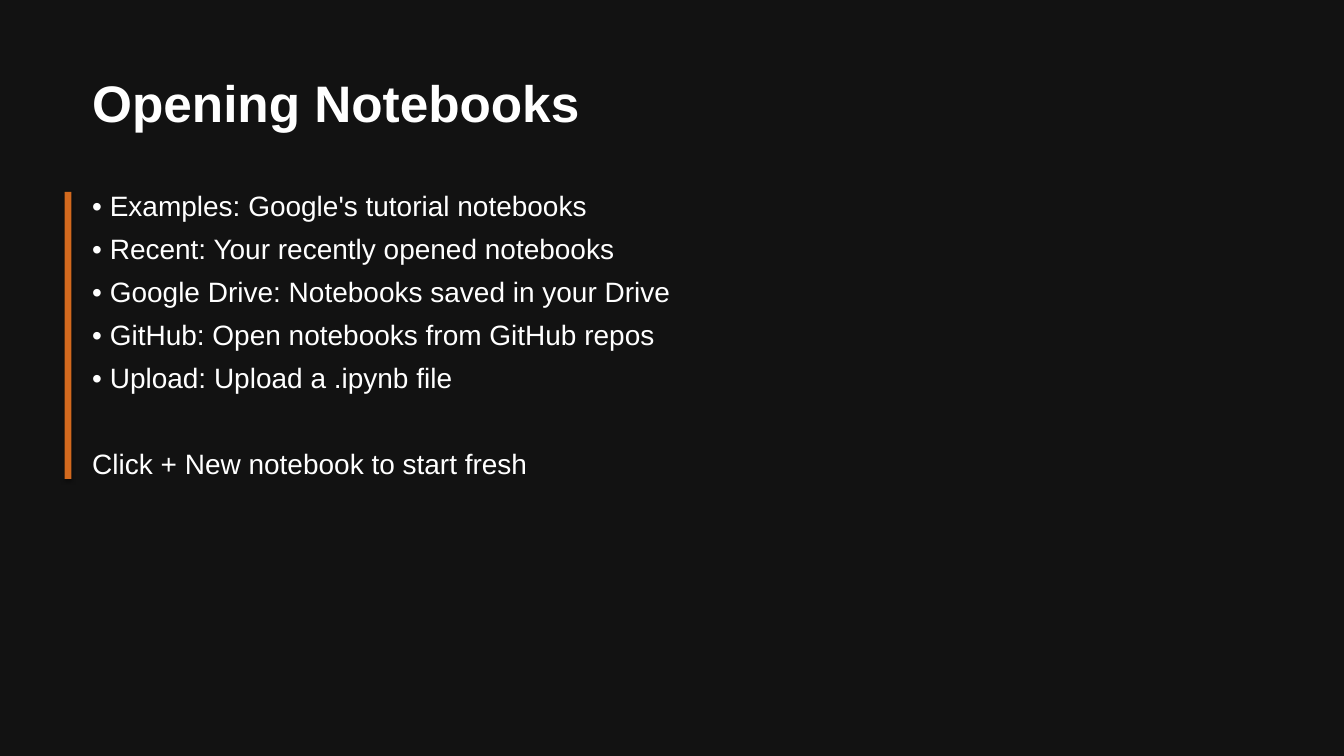
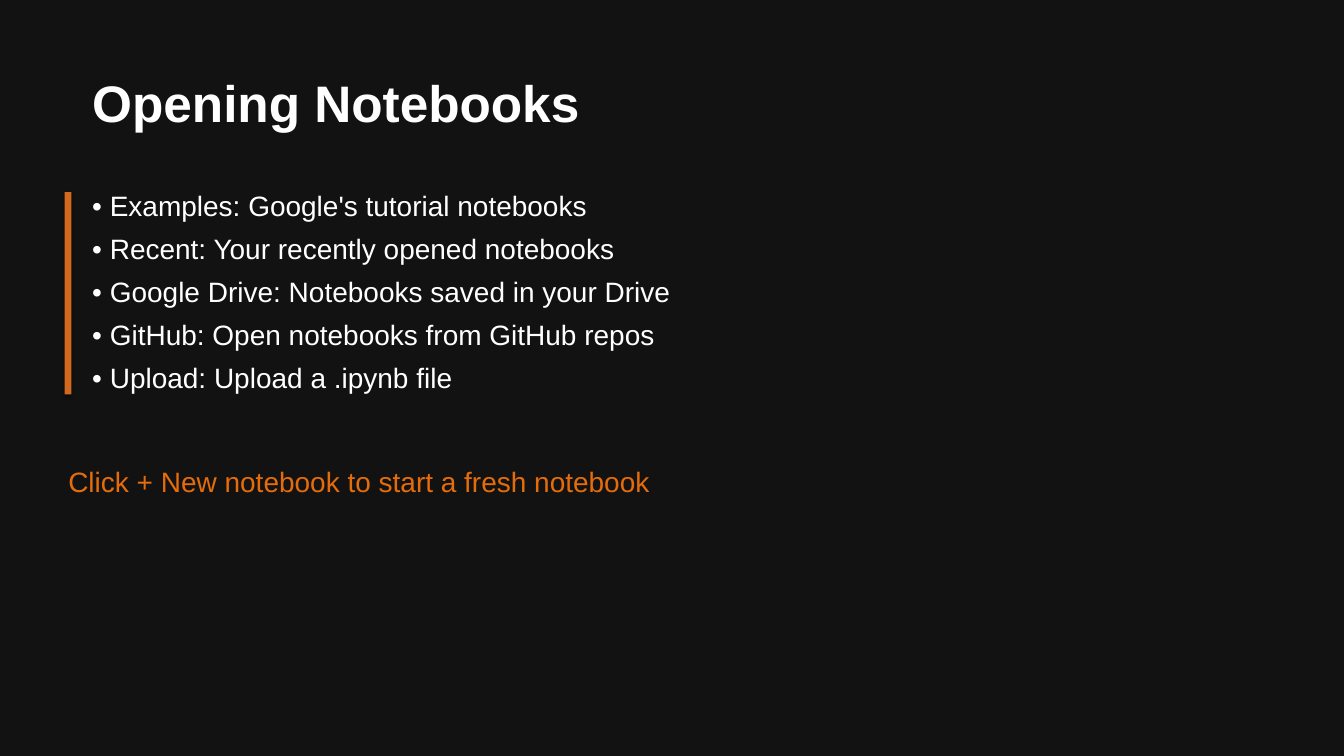
Before and after one commit to kerryback/mgmt675, a slide deck: slide 8 of colab.pptx. Drawn at 1344x756 pixels with LibreOffice and Linux fonts; fonts in the diff are those of the drawing. Boxes give left, top, right and bottom in pixels: in the first picture for what was removed or moved away, otherwise in the second. Text is boxed around its words. In the diff, an @@ line names an element or a change of style, - is before the commit and + after.

```diff
--- a/colab.pptx
+++ b/colab.pptx
@@ rectangle: place and size @@
-rectangle at <box>65,192,71,479</box>
+rectangle at <box>65,192,71,395</box>
@@ text added at <box>68,471,649,493</box>, 24 pt, text #E46C0A @@
+Click + New notebook to start a fresh notebook
@@ text at <box>92,453,527,475</box>: paragraph removed @@
-Click + New notebook to start fresh
```
Also in this commit, not shown: 10 other slides changed, 1 slide added, 8 slides removed, 3 other files.
